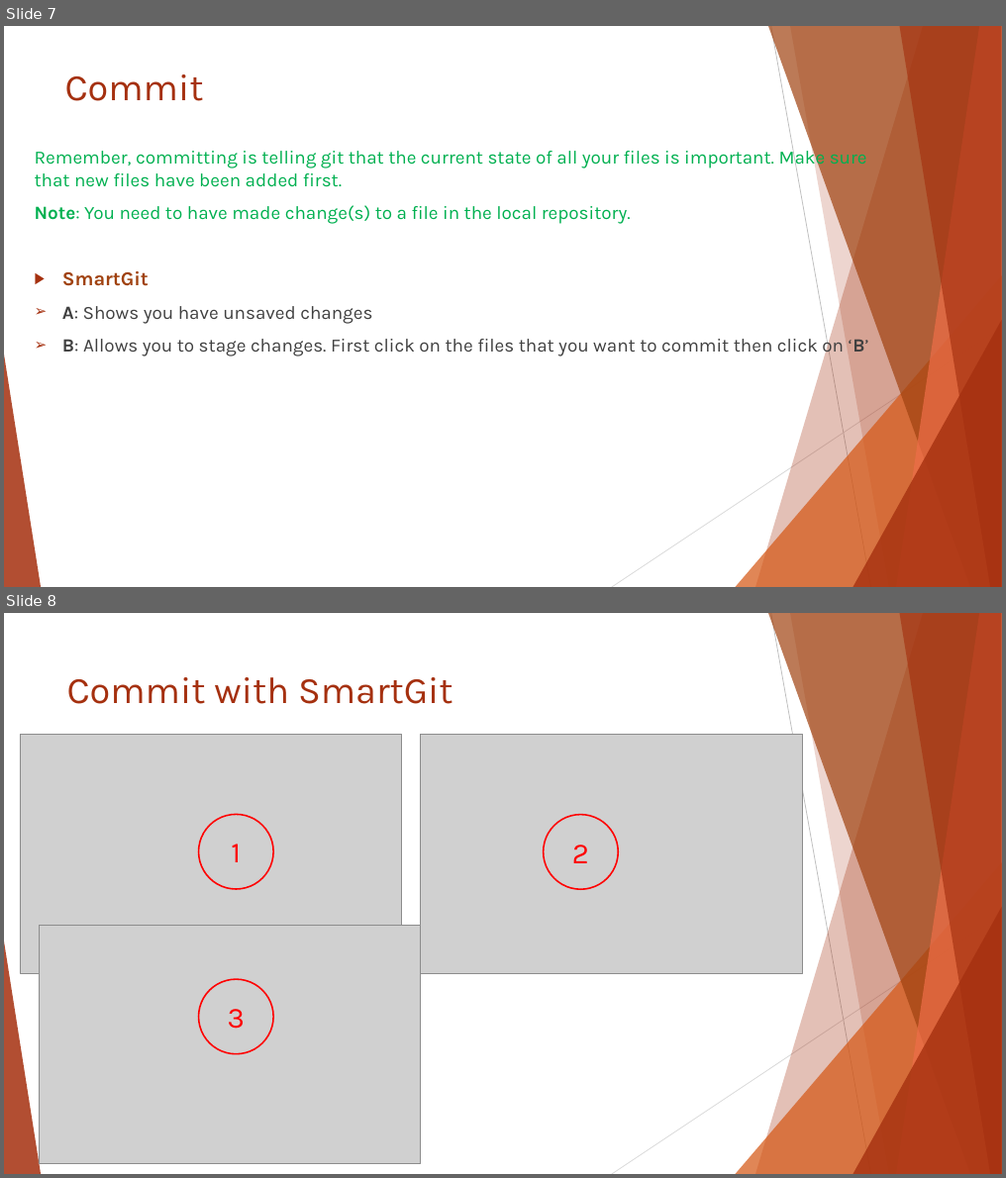
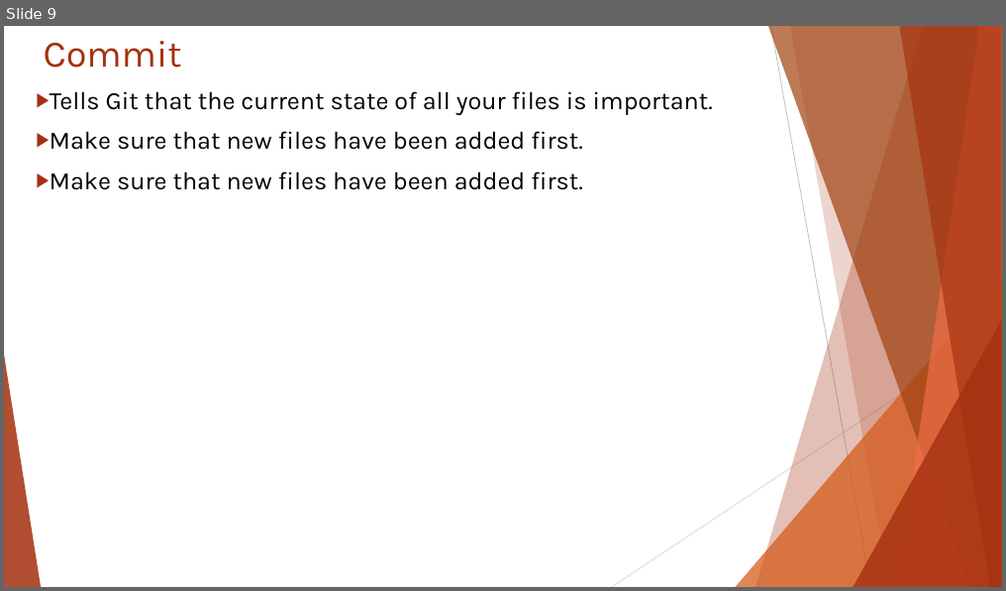
Before and after one commit to ICI3D/Sandbox, a slide deck: IntroToGitHub&SmartGit-v3.1.pptx. Shown one above the other, each under a label of ours: slides 7 and 8 before the commit, slide 9 after it. The pictures are 1006x1178 and 1006x591 pixels, drawn with LibreOffice and Linux fonts; fonts in the diff are those of the drawing; grey boxes stand for pictures. Boxes give left, top, right and bottom in pixels: in the first picture for what was removed or moved away, otherwise in the second. Text is boxed around its words. In the diff, an @@ line names an element or a change of style, - is before the commit and + after.

```diff
--- a/IntroToGitHub&SmartGit-v3.1.pptx
+++ b/IntroToGitHub&SmartGit-v3.1.pptx
@@ slide 8 removed at [4,613,1002,1174], background #FFFFFF; not listed: 10 template elements that a slide beside it also shows @@
@@ title removed at [67,677,453,704] @@
-Commit with SmartGit
@@ picture removed at [20,735,402,973] @@
@@ picture removed at [421,735,803,973] @@
@@ ellipse removed at [199,814,273,889] @@
-1
@@ ellipse removed at [543,814,618,889] @@
-2
@@ picture removed at [39,925,420,1164] @@
@@ ellipse removed at [199,980,273,1055] @@
-3
@@ what was slide 7 is now slide 9 @@
@@ slide 9 changed as well @@
@@ title "Commit": place and size @@
-title "Commit" at [65,75,204,101]
+title "Commit" at [44,41,182,68]
@@ text at [50,91,713,190]: text changed; size 18 to 24 pt; text colour #00B050 to #000000 @@
-Remember, committing is telling git that the current state of all your files is important. Make sure that new files have been added first.
-  Note: You need to have made change(s) to a file in the local repository.
-▶ SmartGit
-➢ A: Shows you have unsaved changes
-➢ B: Allows you to stage changes. First click on the files that you want to commit then click on ‘B’
+▶ Tells Git that the current state of all your files is important.
+▶ Make sure that new files have been added first.
+▶ Make sure that new files have been added first.
```
Also in this commit, not shown: 6 other slides changed, 6 slides added, 2 other slides removed, 1 other file.
